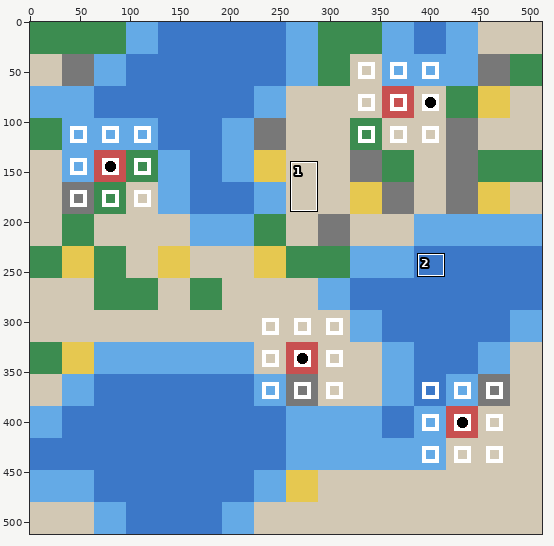
One commit to this sprite sheet: pol_env/Tribes/img_step_1.png. The picture above shows the old version from afar; the outline marks the close-up.
Close-up. Before:
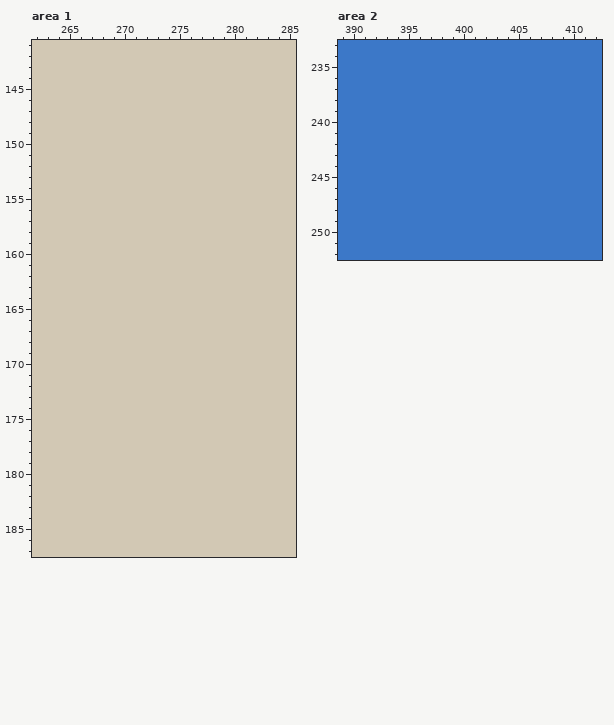
The file is 512x512 pixels. Colours within 5 levels of each other are drawn and written as one. Shown: area 1: x 262..285, y 141..187; area 2: x 389..412, y 233..252. The commit also changed other parts of the picture, which this record leaves out.
After:
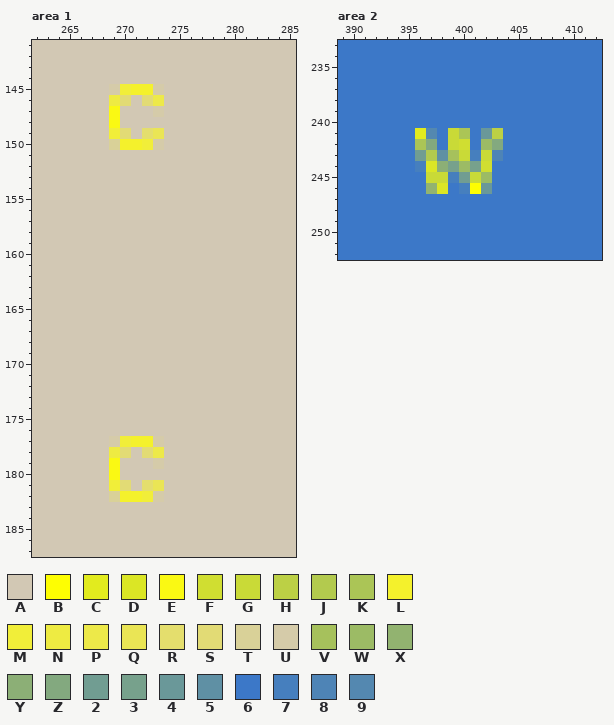
Palette (. is transparent): A #d2c8b4  B #fefe02  C #e2eb1e  D #dbe625  E #faf913  F #d0de31  G #c9da37  H #bcd045  J #b3ca4e  K #abc556  L #f4f12c  M #f1ee39  N #eeeb42  P #ede949  Q #eae555  R #e4de6d  S #e2db75  T #d9d198  U #d5cba9  V #a6c15c  W #9cbb65  X #92b370  Y #8caf76  Z #83a97f  2 #719d92  3 #77a18c  4 #6a9899  5 #5f90a4  6 #3c78c8  7 #467fbe  8 #4e84b6  9 #5488b0
From old to new:
Area 1:
Colour A gives way to colour E in rows 147 to 148 at x 269; in rows 179 to 180 at x 269.
Colour A gives way to colour L in row 145 at x 271 to 272; in row 150 at x 270 to 271; in row 177 at x 271 to 272; in row 182 at x 270 to 271.
Colour A gives way to colour M in row 145 at x 270; in row 149 at x 269; in row 150 at x 272; in row 177 at x 270; in row 181 at x 269; in row 182 at x 272.
Colour A gives way to colour N in row 146 at x 269; in row 178 at x 269.
Colour A gives way to colour P in row 146 at x 273; in row 178 at x 273.
Colour A gives way to colour Q in row 149 at x 273; in row 181 at x 273.
Colour A gives way to colour R in row 149 at x 272; in row 181 at x 272.
Colour A gives way to colour S in row 146 at x 270 and 272; in row 149 at x 270; in row 178 at x 270 and 272; in row 181 at x 270.
Colour A gives way to colour T in row 150 at x 269; in row 182 at x 269.
Colour A gives way to colour U in row 145 at x 269 and 273; in row 147 at x 273; in row 150 at x 273; in row 177 at x 269 and 273; in row 179 at x 273; in row 182 at x 273.
Area 2:
Colour 6 gives way to colour 2 in row 243 at x 396; in row 245 at x 400.
Colour 6 gives way to colour 3 in row 244 at x 399 and 401.
Colour 6 gives way to colour 4 in row 241 at x 402; in row 246 at x 402.
Colour 6 gives way to colour 5 in row 243 at x 398.
Colour 6 gives way to colour 7 in row 243 at x 401; in row 244 at x 396; in row 245 at x 399; in row 246 at x 400.
Colour 6 gives way to colour 8 in row 243 at x 403.
Colour 6 gives way to colour 9 in row 241 at x 397.
Colour 6 gives way to colour B in row 246 at x 401.
Colour 6 gives way to colour C in row 241 at x 396.
Colour 6 gives way to colour D in row 244 at x 397; in row 246 at x 398.
Colour 6 gives way to colour F in row 242 at x 400; in row 244 at x 402.
Colour 6 gives way to colour G in rows 241 to 242 at x 399; in row 243 at x 400 and 402; in row 245 at x 397 to 398 and 401.
Colour 6 gives way to colour H in row 241 at x 403.
Colour 6 gives way to colour J in row 243 at x 397.
Colour 6 gives way to colour K in row 241 at x 400; in row 242 at x 396.
Colour 6 gives way to colour V in row 243 at x 399.
Colour 6 gives way to colour W in row 242 at x 402; in row 244 at x 400; in row 245 at x 402.
Colour 6 gives way to colour X in row 246 at x 397.
Colour 6 gives way to colour Y in row 244 at x 398.
Colour 6 gives way to colour Z in row 242 at x 397 and 403.
